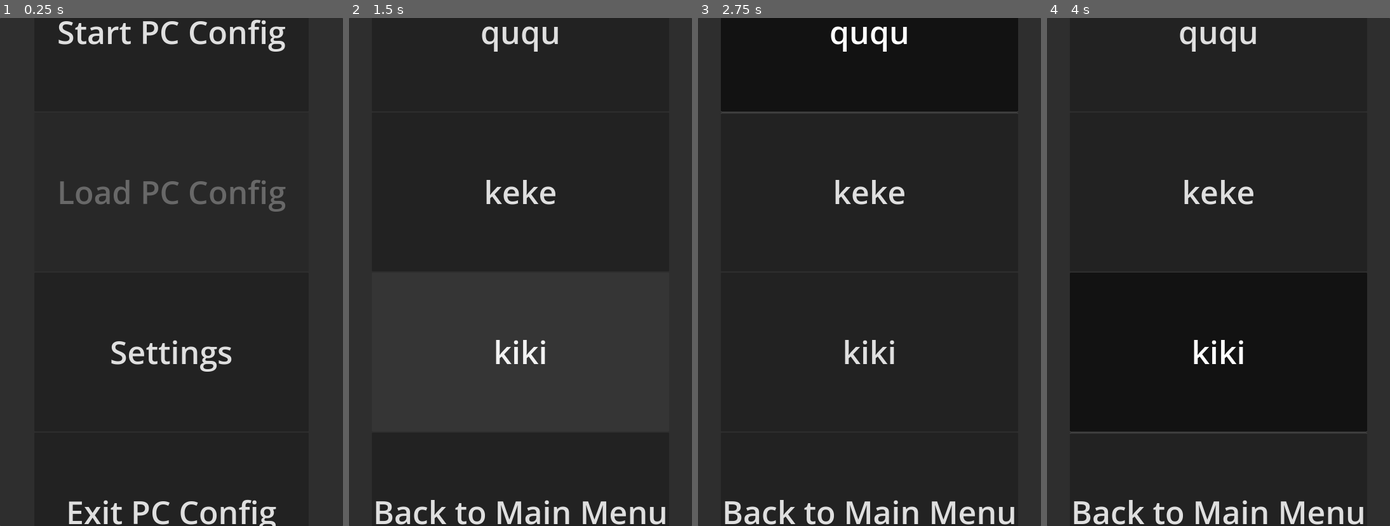
Above: before the commit, frames 1-4 (left to right).
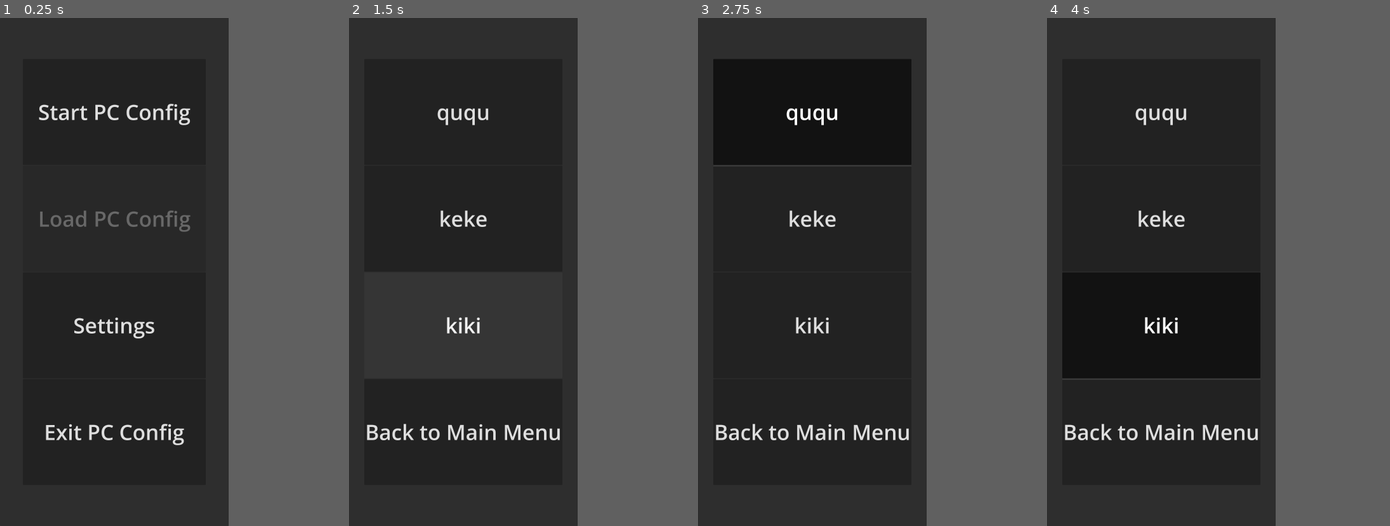
Above: after the commit, the same moments.

Repository: Bibs628/UX-DesignMIB2_SoSe2024-25
Game: Godot game, scene res://Scenes/Menu.tscn
Same seed, same stepped clock (60 frames per second), same inputs: the game is played once before the commit and once after it.
Inputs:
- Up to frame 1 (0.25 s): no input
- Up to frame 2 (1.5 s): click "Start PC Config" at 0.5 s; click "Settings" at 1.25 s
- Up to frame 3 (2.75 s): click "ququ" at 2 s
- Up to frame 4 (4 s): click "keke" at 2.75 s; click "kiki" at 3.5 s
The window is 540x800 before the commit and 360x800 after it. Grey fills any space a smaller window leaves; there, only what the larger window draws over its background counts as a difference.

The runs differ from the first frame. In frame 1, 5.8% of the frame differs, in the area x 11-100%, y 0-100%; in frame 2, 3.9%; in frame 3, 9.5%, in the area x 4-100%, y 0-100%; in frame 4, 6.0%.

Commit message:
feat: basic save/load function

Diff:
--- a/godotproject/Scenes/Menu.tscn
+++ b/godotproject/Scenes/Menu.tscn
@@ -1,10 +1,9 @@
 [gd_scene load_steps=3 format=3 uid="uid://cdiesjj665g5o"]
 
-[ext_resource type="Script" path="res://Script/MainMenu.gd" id="2_3j52p"]
-[ext_resource type="Script" path="res://Script/Settings.gd" id="2_3jp27"]
+[ext_resource type="Script" path="res://Script/MenuMain.gd" id="2_3j52p"]
+[ext_resource type="Script" path="res://Script/MenuSettings.gd" id="2_3jp27"]
 
-[node name="Menu" type="Control"]
-layout_mode = 3
+[node name="Menu" type="CenterContainer"]
 anchors_preset = 15
 anchor_right = 1.0
 anchor_bottom = 1.0
@@ -12,87 +11,76 @@
 grow_vertical = 2
 
 [node name="BG" type="Panel" parent="."]
-layout_mode = 1
-anchors_preset = 15
-anchor_right = 1.0
-anchor_bottom = 1.0
-grow_horizontal = 2
-grow_vertical = 2
+custom_minimum_size = Vector2(1080, 2400)
+layout_direction = 1
+layout_mode = 2
 
-[node name="MenuBar" type="CenterContainer" parent="."]
-layout_mode = 1
-anchors_preset = 15
-anchor_right = 1.0
-anchor_bottom = 1.0
-grow_horizontal = 2
-grow_vertical = 2
-
-[node name="MainMenu" type="VBoxContainer" parent="MenuBar"]
+[node name="Main" type="VBoxContainer" parent="."]
 custom_minimum_size = Vector2(864, 50)
 layout_mode = 2
 script = ExtResource("2_3j52p")
 
-[node name="Start" type="MenuButton" parent="MenuBar/MainMenu"]
+[node name="Start" type="MenuButton" parent="Main"]
 custom_minimum_size = Vector2(0, 500)
 layout_mode = 2
 theme_override_font_sizes/font_size = 100
 text = "Start PC Config"
 flat = false
 
-[node name="Load" type="MenuButton" parent="MenuBar/MainMenu"]
+[node name="Load" type="MenuButton" parent="Main"]
 custom_minimum_size = Vector2(0, 500)
 layout_mode = 2
 theme_override_font_sizes/font_size = 100
 text = "Load PC Config"
 flat = false
 
-[node name="Settings" type="MenuButton" parent="MenuBar/MainMenu"]
+[node name="Settings" type="MenuButton" parent="Main"]
 custom_minimum_size = Vector2(0, 500)
 layout_mode = 2
 theme_override_font_sizes/font_size = 100
 text = "Settings"
 flat = false
 
-[node name="Exit" type="MenuButton" parent="MenuBar/MainMenu"]
+[node name="Exit" type="MenuButton" parent="Main"]
 custom_minimum_size = Vector2(0, 500)
 layout_mode = 2
 theme_override_font_sizes/font_size = 100
 text = "Exit PC Config"
 flat = false
 
-[node name="Settings" type="VBoxContainer" parent="MenuBar"]
+[node name="Settings" type="VBoxContainer" parent="."]
 visible = false
 custom_minimum_size = Vector2(864, 100)
 layout_mode = 2
 script = ExtResource("2_3jp27")
 
-[node name="Start" type="MenuButton" parent="MenuBar/Settings"]
+[node name="Start" type="MenuButton" parent="Settings"]
 custom_minimum_size = Vector2(0, 500)
 layout_mode = 2
 theme_override_font_sizes/font_size = 100
 text = "ququ"
 flat = false
 
-[node name="Load" type="MenuButton" parent="MenuBar/Settings"]
+[node name="Load" type="MenuButton" parent="Settings"]
 custom_minimum_size = Vector2(0, 500)
 layout_mode = 2
 theme_override_font_sizes/font_size = 100
 text = "keke"
 flat = false
 
-[node name="Settings" type="MenuButton" parent="MenuBar/Settings"]
+[node name="Settings" type="MenuButton" parent="Settings"]
 custom_minimum_size = Vector2(0, 500)
 layout_mode = 2
 theme_override_font_sizes/font_size = 100
 text = "kiki"
 flat = false
 
-[node name="BackToMenu" type="MenuButton" parent="MenuBar/Settings"]
+[node name="BackToMenu" type="MenuButton" parent="Settings"]
 custom_minimum_size = Vector2(0, 500)
 layout_mode = 2
 theme_override_font_sizes/font_size = 100
 text = "Back to Main Menu"
 flat = false
 
-[connection signal="pressed" from="MenuBar/MainMenu/Settings" to="MenuBar/Settings" method="on_switch_to_settings"]
-[connection signal="pressed" from="MenuBar/Settings/BackToMenu" to="MenuBar/MainMenu" method="on_switch_to_menu"]
+[connection signal="pressed" from="Main/Settings" to="Settings" method="on_switch_to_settings"]
+[connection signal="pressed" from="Settings/BackToMenu" to="Main" method="on_switch_to_menu"]
--- a/godotproject/Script/Menu.gd
+++ /dev/null
@@ -1,23 +0,0 @@
-extends MainMenu
-
-var start_game: MenuButton
-var load_game: MenuButton
-var settings: MenuButton
-var exit: MenuButton
-
-
-func _ready():
-	"""
-	"""
-	start_game = get_node("StartGame")
-
-	load_game = get_node("LoadGame")
-	# TODO: Add save/load function
-	load_game.disabled = true
-
-	settings = get_node("Settings")
-	settings.pressed.connect(switch_menu.bind(1))
-	#settings.pressed.connect(() => switch_menu.bind(1))
-
-	exit = get_node("Exit")
-	exit.pressed.connect(quit_game)
--- a/godotproject/Script/Menu.tscn
+++ /dev/null
@@ -1,81 +0,0 @@
-[gd_scene load_steps=3 format=3 uid="uid://hi00qr1hxq1e"]
-
-[ext_resource type="Script" path="res://Script/MainMenu.gd" id="1_8bq6d"]
-[ext_resource type="Script" path="res://Script/Menu.gd" id="1_pia8p"]
-
-[node name="MainMenu" type="Control"]
-layout_mode = 3
-anchors_preset = 15
-anchor_right = 1.0
-anchor_bottom = 1.0
-grow_horizontal = 2
-grow_vertical = 2
-script = ExtResource("1_8bq6d")
-
-[node name="Panel" type="Panel" parent="."]
-layout_mode = 1
-anchors_preset = 15
-anchor_right = 1.0
-anchor_bottom = 1.0
-grow_horizontal = 2
-grow_vertical = 2
-
-[node name="MenuMain" type="VBoxContainer" parent="."]
-layout_mode = 1
-anchors_preset = 15
-anchor_right = 1.0
-anchor_bottom = 1.0
-grow_horizontal = 2
-grow_vertical = 2
-alignment = 1
-script = ExtResource("1_pia8p")
-
-[node name="StartGame" type="MenuButton" parent="MenuMain"]
-layout_mode = 2
-theme_override_font_sizes/font_size = 50
-text = "Start Configurator"
-
-[node name="LoadGame" type="MenuButton" parent="MenuMain"]
-layout_mode = 2
-theme_override_font_sizes/font_size = 50
-text = "Load Configuration"
-
-[node name="Settings" type="MenuButton" parent="MenuMain"]
-layout_mode = 2
-theme_override_font_sizes/font_size = 50
-text = "Settings"
-
-[node name="Exit" type="MenuButton" parent="MenuMain"]
-layout_mode = 2
-theme_override_font_sizes/font_size = 50
-text = "Exit Game"
-
-[node name="MenuSettings" type="VBoxContainer" parent="."]
-visible = false
-layout_mode = 1
-anchors_preset = 15
-anchor_right = 1.0
-anchor_bottom = 1.0
-grow_horizontal = 2
-grow_vertical = 2
-alignment = 1
-
-[node name="AudioSFX" type="MenuButton" parent="MenuSettings"]
-layout_mode = 2
-theme_override_font_sizes/font_size = 50
-text = "SFX"
-
-[node name="AudioBGM" type="MenuButton" parent="MenuSettings"]
-layout_mode = 2
-theme_override_font_sizes/font_size = 50
-text = "BGM"
-
-[node name="Settings" type="MenuButton" parent="MenuSettings"]
-layout_mode = 2
-theme_override_font_sizes/font_size = 50
-text = "Setting WIP"
-
-[node name="Exit" type="MenuButton" parent="MenuSettings"]
-layout_mode = 2
-theme_override_font_sizes/font_size = 50
-text = "Back to Menu"
--- a/godotproject/Script/MainMenu.gd
+++ b/godotproject/Script/MenuMain.gd
@@ -1,5 +1,5 @@
-extends VBoxContainer
-
+class_name MenuMain
+extends BoxContainer
 
 var start_game: MenuButton
 var load_game: MenuButton
@@ -7,22 +7,25 @@
 var exit: MenuButton
 
 
-func _ready():
-	start_game = get_node("Start")
-	load_game = get_node("Load")
+func _ready() -> void:
+	"""
+	Loads the main menu functionality.
+	Checks if a save exists through SaveState.
+	"""
+	start_game = $Start
+	load_game = $Load
+	settings = $Settings
+	exit = $Exit
 
-	# TODO: Add save/load game
-	load_game.disabled = true
-	settings = get_node("Settings")
-	exit = get_node("Exit")
+	load_game.disabled = not SaveState.save_exists()
 
-	start_game.pressed.connect(implement_function)
+	start_game.pressed.connect(SaveState.save_game)
 	load_game.pressed.connect(implement_function)
 	settings.pressed.connect(switch_to_settings)
 	exit.pressed.connect(exit_game)
 
 
-func implement_function():
+func implement_function() -> void:
 	print("TODO: Implement script")
 
 
--- a/godotproject/Script/Settings.gd
+++ b/godotproject/Script/MenuSettings.gd
@@ -1,16 +1,18 @@
-extends VBoxContainer
+class_name MenuSettings
+extends BoxContainer
 
 
 var back_to_menu: MenuButton
 
 
 func _ready():
-	back_to_menu = get_node("BackToMenu")
+	back_to_menu = $BackToMenu
 	back_to_menu.pressed.connect(back_to_main_menu)
 
 
 func back_to_main_menu():
 	visible = not visible
 
+
 func on_switch_to_settings():
 	visible = not visible
--- /dev/null
+++ b/godotproject/Script/Resources/SaveState.gd
@@ -0,0 +1,19 @@
+extends Resource
+class_name SaveState
+
+const SAVE_GAME_PATH = "user://save.tres"
+@export var test = "hello world"
+
+
+static func save_game():
+	print("Saving game in " + SAVE_GAME_PATH)
+	var save_data = SaveState.new()
+	ResourceSaver.save(save_data, SAVE_GAME_PATH)
+
+
+static func save_exists() -> bool:
+	return ResourceLoader.exists(SAVE_GAME_PATH)
+
+
+static func load_game():
+	return load(SAVE_GAME_PATH)
--- /dev/null
+++ b/godotproject/Script/Resources/SaveState.tres
@@ -0,0 +1,7 @@
+[gd_resource type="Resource" script_class="Persistence" load_steps=2 format=3 uid="uid://dufjage067vsa"]
+
+[ext_resource type="Script" path="res://Script/Resources/DataPersistence.gd" id="1_041bf"]
+
+[resource]
+script = ExtResource("1_041bf")
+test = "hello world"
--- a/godotproject/project.godot
+++ b/godotproject/project.godot
@@ -21,6 +21,7 @@
 window/size/viewport_width=1080
 window/size/viewport_height=2400
 window/size/mode=2
+window/stretch/mode="viewport"
 window/handheld/orientation=1
 
 [dotnet]
